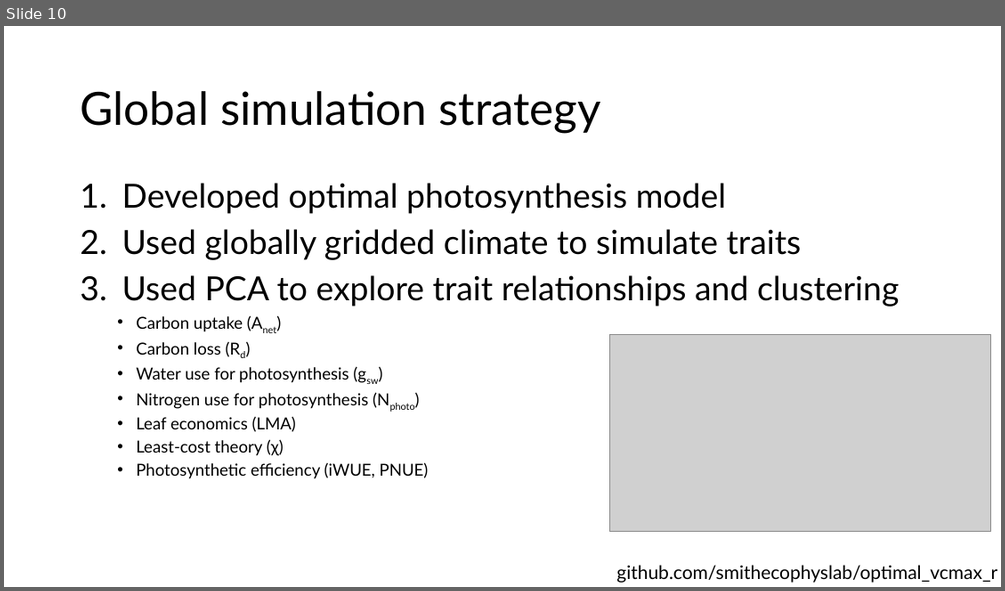
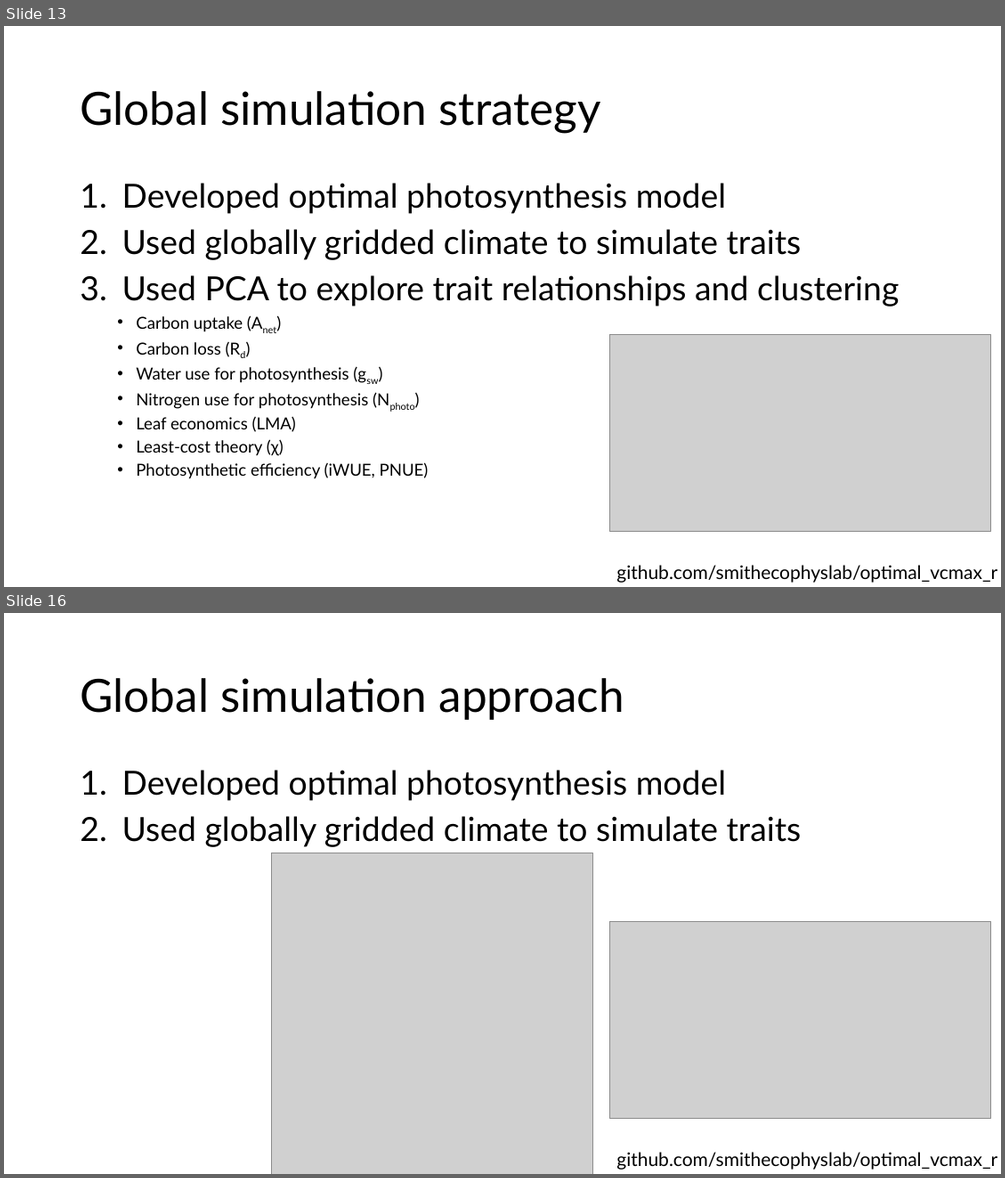
Before and after one commit to SmithEcophysLab/esa_2026, a slide deck: src/esa2026_optphoto_smith.pptx. Shown one above the other, each under a label of ours: slide 10 before the commit, slides 13 and 16 after it; the slides between them are not shown. The pictures are 1005x591 and 1005x1178 pixels, drawn with LibreOffice and Linux fonts; fonts in the diff are those of the drawing; grey boxes stand for pictures. Boxes give left, top, right and bottom in pixels: in the first picture for what was removed or moved away, otherwise in the second. Text is boxed around its words. In the diff, an @@ line names an element or a change of style, - is before the commit and + after.

```diff
--- a/src/esa2026_optphoto_smith.pptx
+++ b/src/esa2026_optphoto_smith.pptx
@@ slide 16 added at box(4, 613, 1001, 1174), background #FFFFFF @@
@@ title added at box(80, 678, 624, 720), 44 pt, text #000000 @@
+Global simulation approach
@@ text added at box(122, 770, 801, 847), 32 pt, text #000000 @@
+1. Developed optimal photosynthesis model
+2. Used globally gridded climate to simulate traits
@@ picture added at box(272, 852, 593, 1174) @@
@@ picture added at box(610, 921, 991, 1118) @@
@@ text added at box(616, 1151, 997, 1169), 18 pt, text #000000 @@
+github.com/smithecophyslab/optimal_vcmax_r
@@ what was slide 10 is now slide 13 @@
```
Also in this commit, not shown: 11 slides changed, 10 other slides added, 2 other files.
